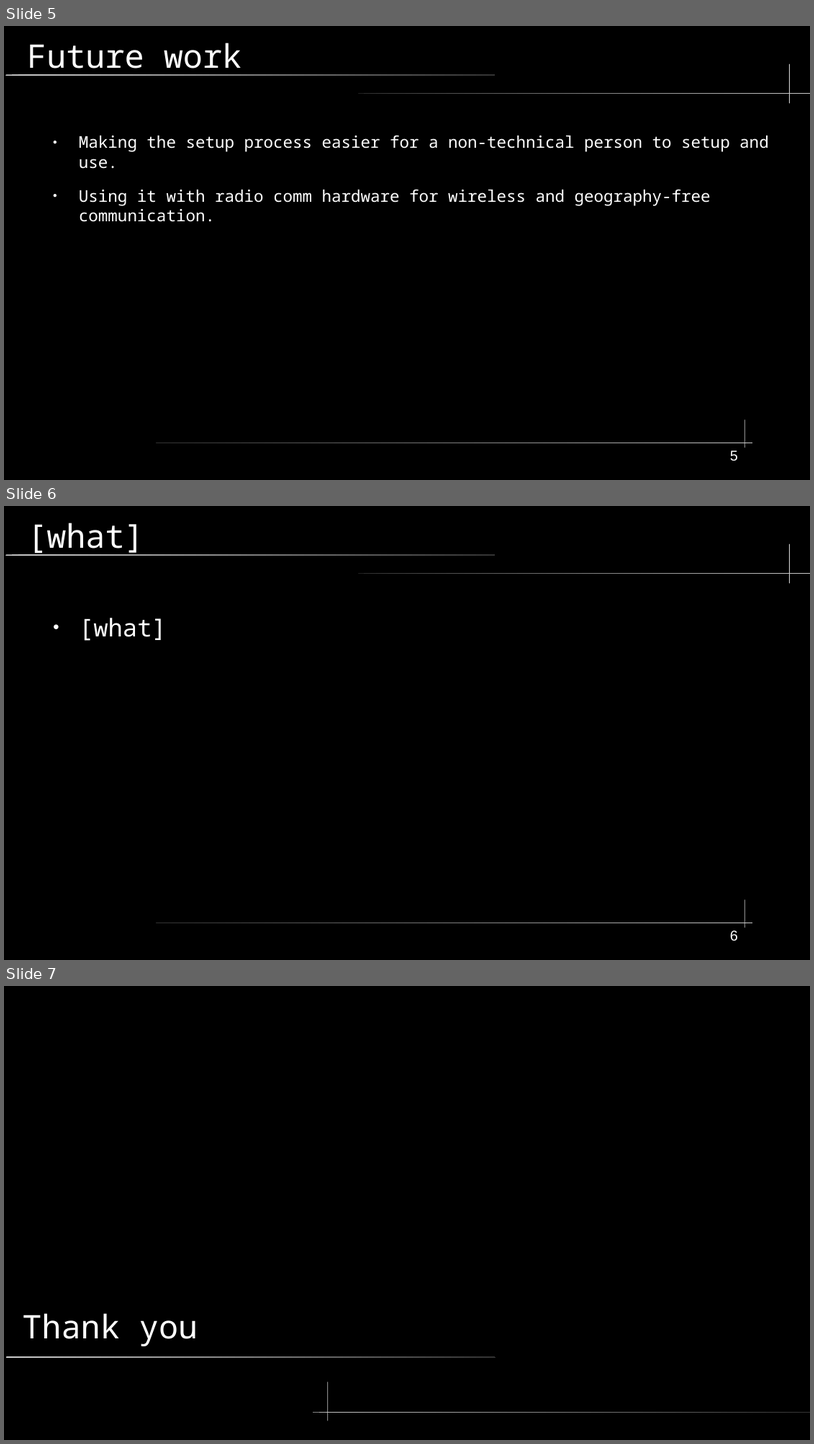
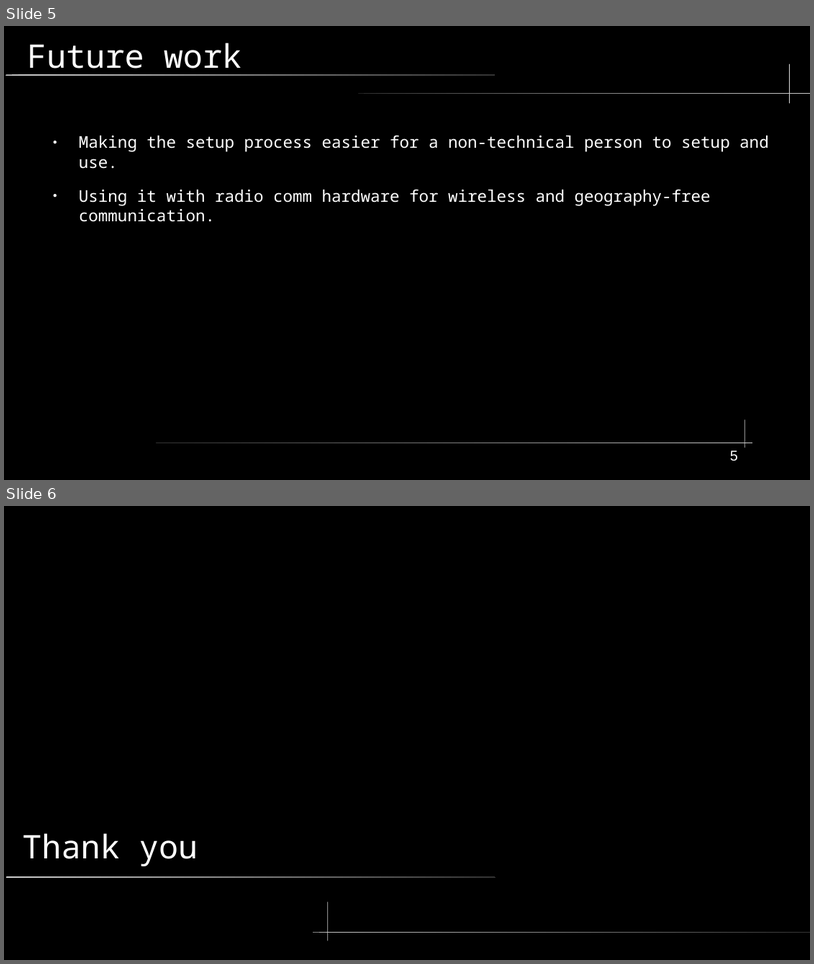
Before and after one commit to shinymonitor/hackyeah, a slide deck: presentation.odp. Shown one above the other, each under a label of ours: slides 5, 6 and 7 before the commit, slides 5 and 6 after it. The pictures are 814x1444 and 814x964 pixels, drawn with LibreOffice and Linux fonts; fonts in the diff are those of the drawing. Boxes give left, top, right and bottom in pixels: in the first picture for what was removed or moved away, otherwise in the second. Text is boxed around its words. In the diff, an @@ line names an element or a change of style, - is before the commit and + after.

```diff
--- a/presentation.odp
+++ b/presentation.odp
@@ slide 6 removed at (x1=4, y1=506, x2=810, y2=960), background #000000; not listed: 5 template elements that a slide beside it also shows @@
@@ title removed at (x1=27, y1=523, x2=144, y2=556) @@
-[what]
@@ text removed at (x1=79, y1=618, x2=167, y2=641) @@
-● [what]
@@ page number removed at (x1=730, y1=930, x2=738, y2=941) @@
-6
@@ what was slide 7 is now slide 6 @@
```
Also in this commit, not shown: 2 other files.
